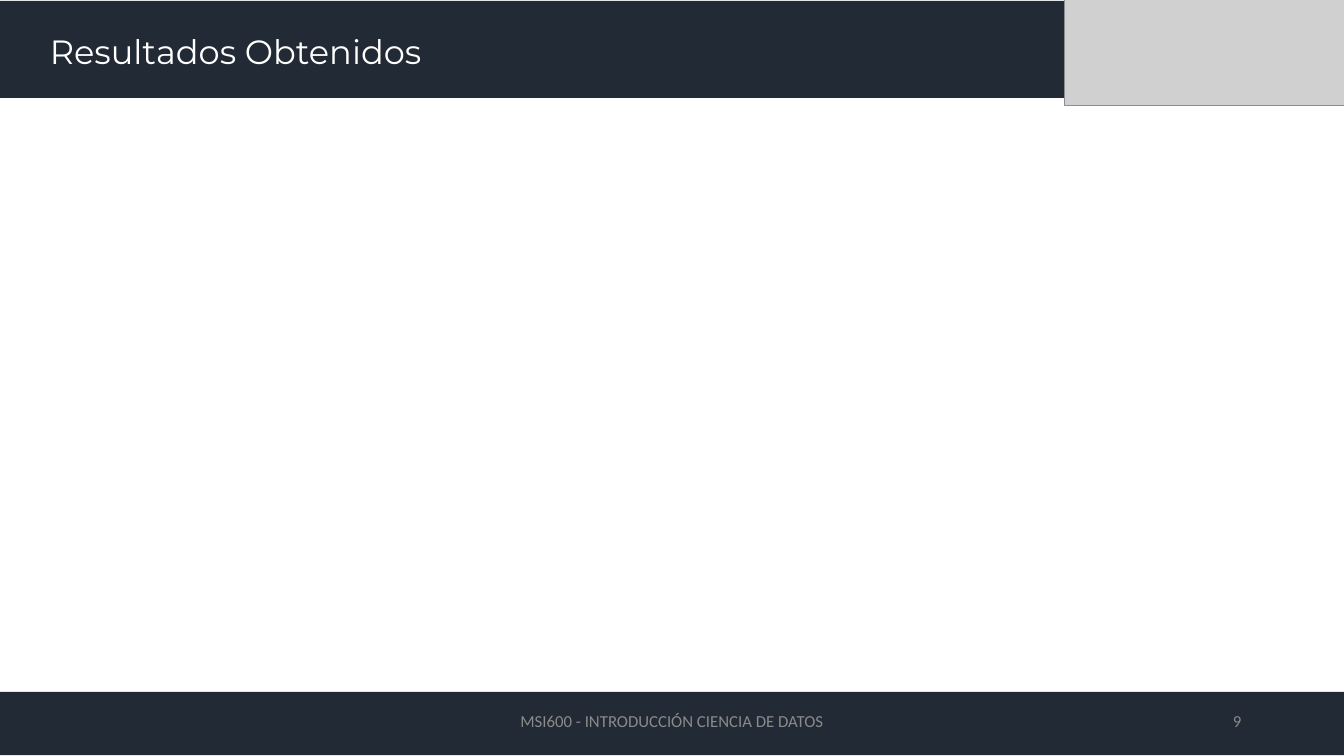
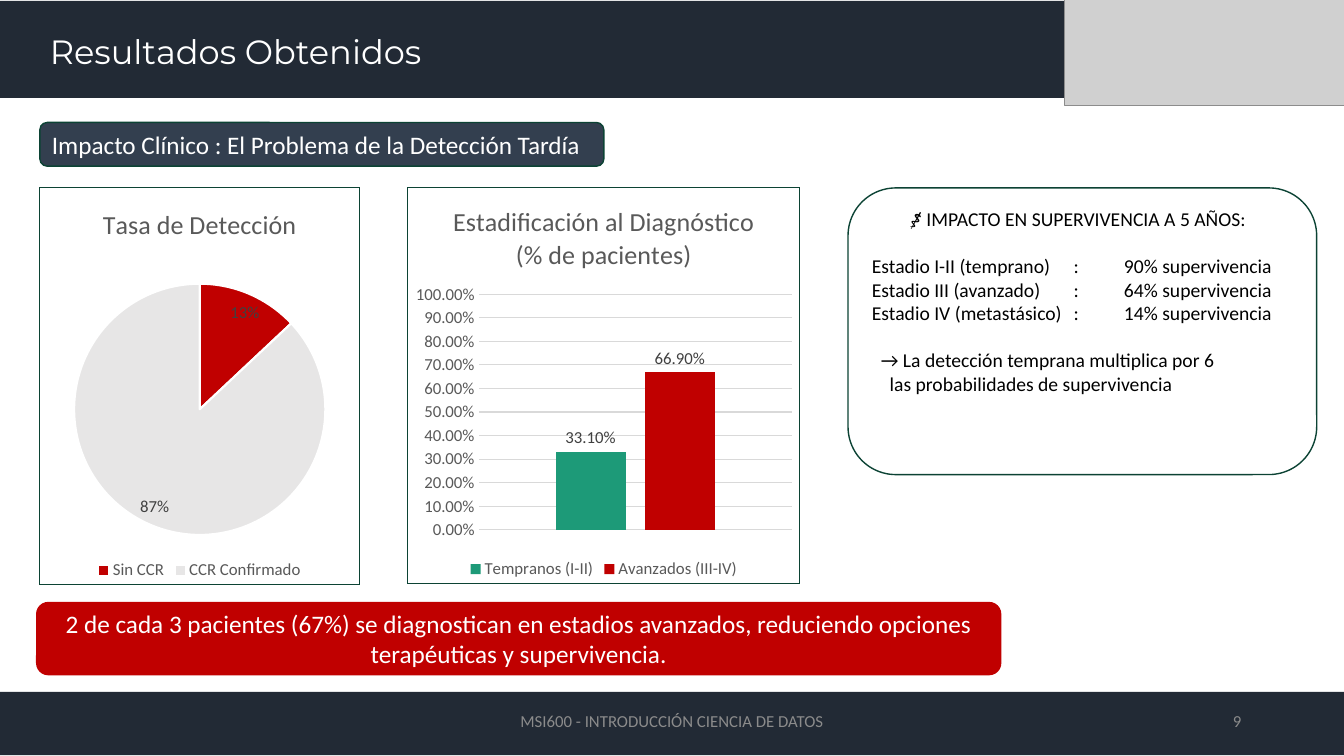
Before and after one commit to bguzmanm/MII-Ciencia-Datos-T001, a slide deck: slide 9 of material/PRESENTACION/cienciadedatosaplicada_investigacion.pptx. Drawn at 1344x756 pixels with LibreOffice and Linux fonts; fonts in the diff are those of the drawing; grey boxes stand for pictures. Boxes give left, top, right and bottom in pixels: in the first picture for what was removed or moved away, otherwise in the second. Text is boxed around its words. In the diff, an @@ line names an element or a change of style, - is before the commit and + after.

```diff
--- a/material/PRESENTACION/cienciadedatosaplicada_investigacion.pptx
+++ b/material/PRESENTACION/cienciadedatosaplicada_investigacion.pptx
@@ rounded rectangle added at (40,123,604,166), fill #333F50, outline #0D4335 1 pt, 18 pt, text #FFFFFF @@
+Impacto Clínico : El Problema de la Detección Tardía
@@ pie chart added at (40,188,360,584) @@
+title "Tasa de Detección "
+categories: Sin CCR, CCR Confirmado
+Series 1: 0.13, 0.87
@@ column chart added at (408,188,801,583) @@
+title "Estadificación al Diagnóstico (% de pacientes) "
+categories: 1
+Tempranos (I-II): 0.331
+Avanzados (III-IV): 0.669
@@ rounded rectangle added at (848,188,1317,474), fill #FFFFFF, outline #0D4335 1 pt, 14 pt, text #000000 @@
+⚕️ IMPACTO EN SUPERVIVENCIA A 5 AÑOS:
+Estadio I-II (temprano) : 90% supervivencia
+Estadio III (avanzado) : 64% supervivencia
+Estadio IV (metastásico) : 14% supervivencia
+→ La detección temprana multiplica por 6
+las probabilidades de supervivencia
@@ rounded rectangle added at (36,602,1002,676), fill #C00000, 18 pt, text #FFFFFF @@
+2 de cada 3 pacientes (67%) se diagnostican en estadios avanzados, reduciendo opciones terapéuticas y supervivencia.
```
Also in this commit, not shown: 8 other slides changed.
